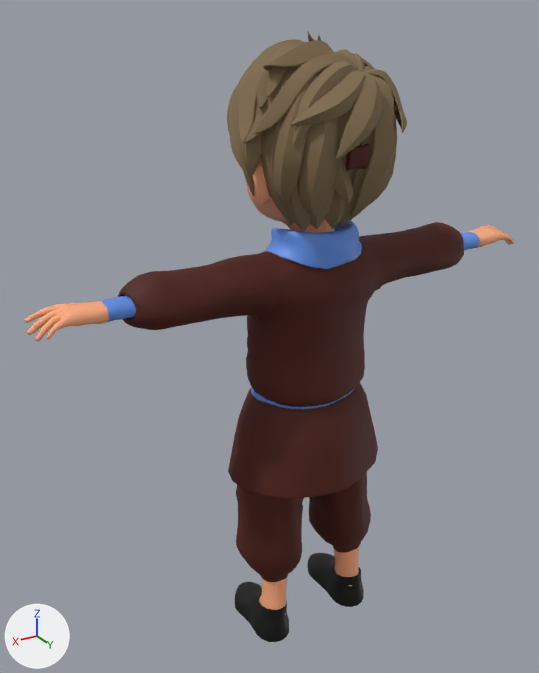
A saved change to the FBX model Assets/objects/boy.fbx.
One viewpoint serves both versions: a 50 mm lens placed at (1.153, 1.685, 1.898), pointed at (0.089, -0.088, 1.011). Arrows for +X, +Y and +Z are at lower left; the lights stay in place. Where no turn or scale is listed for an object, it has been applied to the vertices. Vertices at the same position are counted once.

The scene before the commit, as lines of its bpy script (objects in view):
```python
me_mesh_002 = bpy.data.meshes.new('Mesh.002')
me_mesh_002.from_pydata(...)  # 5774 vertices, 5750 faces; spans x -0.8..0.8, y -0.24..0.16, z 1.18..1.78
me_mesh_002.materials.append(mat_a)  # beige #ffad80
me_mesh_003 = bpy.data.meshes.new('Mesh.003')
me_mesh_003.from_pydata(...)  # 7101 vertices, 6598 faces; spans x -0.233..0.248, y -0.242..0.25, z 1.365..1.863
me_mesh_003.materials.append(mat_c)  # brown #806b4c
me_mesh_004 = bpy.data.meshes.new('Mesh.004')
me_mesh_004.from_pydata(...)  # 8732 vertices, 8438 faces; spans x -0.62..0.62, y -0.19..0.23, z 0.0..1.61
# faces by material slot: [240, 5100, 1370, 1728]
me_mesh_004.materials.append(mat_a)  # beige #ffad80
me_mesh_004.materials.append(mat_cloth)  # brown #4c1200
me_mesh_004.materials.append(mat_material)  # blue #6190e7
me_mesh_004.materials.append(mat_material_001)  # black #000000
ob_body_a = bpy.data.objects.new('body_A', me_mesh_002)
ob_body_a.location = (0.0, 0.0, 0.0)
ob_cloth_b = bpy.data.objects.new('cloth_B', me_mesh_004)
ob_cloth_b.location = (0.0, 0.0, 0.0)
ob_hair_c = bpy.data.objects.new('Hair_C', me_mesh_003)
ob_hair_c.location = (0.0, 0.0, 0.0)
```
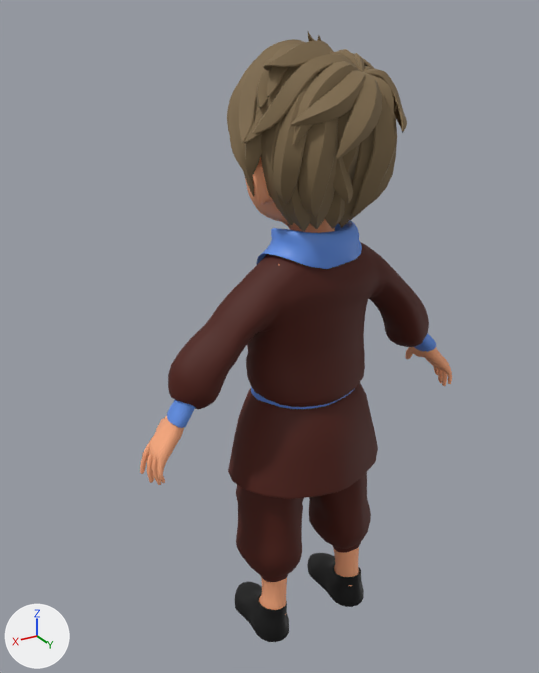
Where the change shows, as pixel boxes (x1, y1, x2, y2) in the pictures (539 x 673 px; the box of a moved part takes in the faces that stretch with it):
'cloth_B', reshaped (29% narrower, 15% shorter)
    before: (101, 143, 480, 642)
    after: (167, 220, 436, 642)
'body_A', reshaped
    before: (24, 157, 514, 341)
    after: (140, 157, 452, 485)
part 1 of me_mesh_004, moved or reshaped
    before: (461, 232, 480, 250)
    after: (415, 333, 436, 352)
part 2 of me_mesh_004, moved or reshaped
    before: (101, 296, 136, 322)
    after: (167, 400, 195, 428)
part 3 of me_mesh_004, deleted (brown)
    before: (346, 143, 370, 171)
part 4 of me_mesh_004, moved or reshaped
    before: (118, 251, 303, 353)
    after: (168, 254, 303, 409)
part 5 of me_mesh_004, moved or reshaped
    before: (359, 222, 464, 329)
    after: (360, 243, 429, 347)
part 6 of me_mesh_002, moved or reshaped
    before: (464, 225, 514, 248)
    after: (405, 347, 452, 387)
part 7 of me_mesh_002, moved or reshaped
    before: (24, 301, 110, 341)
    after: (140, 416, 184, 485)

Patch to the scene script:
```diff
--- a/Assets/objects/boy.fbx.py
+++ b/Assets/objects/boy.fbx.py
@@ me_mesh_004 @@
 # used by ob_cloth_b; location = (0.0, 0.0, 0.0)
-me_mesh_004.from_pydata(...)  # 8732 vertices, 8438 faces; spans x -0.62..0.62, y -0.19..0.23, z 0.0..1.61
+me_mesh_004.from_pydata(...)  # 8516 vertices, 8222 faces; spans x -0.49..0.47, y -0.19..0.18, z 0.0..1.37
+# me_mesh_004 part 1: the loose piece of 280 vertices spanning x -0.62..-0.52, y -0.05..0.04, z 1.2..1.26 is turned -46.7 degrees about the y axis through its middle, then moved by (0.14, 0.0, -0.3)
+# me_mesh_004 part 2: the loose piece of 280 vertices spanning x 0.52..0.62, y -0.05..0.04, z 1.2..1.26 is turned 58.9 degrees about the y axis through its middle, then moved by (-0.15, 0.0, -0.32)
+# me_mesh_004 part 3: the loose piece of 216 vertices spanning x -0.01..0.05, y 0.2..0.23, z 1.55..1.61 is deleted
+# me_mesh_004 part 4: 142 vertices moved from x 0.12..0.34, y -0.1..0.1, z 1.06..1.31 to x 0.12..0.28, y -0.1..0.1, z 1.01..1.3; 609 vertices removed from x 0.12..0.57, y -0.09..0.1, z 1.09..1.32; 609 vertices added at x 0.12..0.45, y -0.09..0.1, z 0.89..1.3
+# me_mesh_004 part 5: 127 vertices moved from x -0.38..-0.14, y -0.1..0.09, z 1.06..1.31 to x -0.35..-0.14, y -0.1..0.09, z 1.07..1.3; 609 vertices removed from x -0.57..-0.16, y -0.09..0.09, z 1.09..1.3; 609 vertices added at x -0.45..-0.16, y -0.09..0.09, z 0.9..1.25
 me_mesh_004.materials.append(mat_a)
@@ me_mesh_002 @@
 me_mesh_002.from_pydata(...)  # 5774 vertices, 5750 faces; spans x -0.8..0.8, y -0.24..0.16, z 1.18..1.78
 # used by ob_body_a; location = (0.0, 0.0, 0.0)
+# me_mesh_002 part 6: the loose piece of 673 vertices spanning x -0.8..-0.54, y -0.12..0.05, z 1.18..1.26 is turned -50.9 degrees about the y axis through its middle, then moved by (0.18, 0.0, -0.39)
+# me_mesh_002 part 7: the loose piece of 673 vertices spanning x 0.54..0.8, y -0.12..0.05, z 1.18..1.26 is turned 59.1 degrees about the y axis through its middle, then moved by (-0.2, 0.0, -0.41)
 me_mesh_002.materials.append(mat_a)
```
